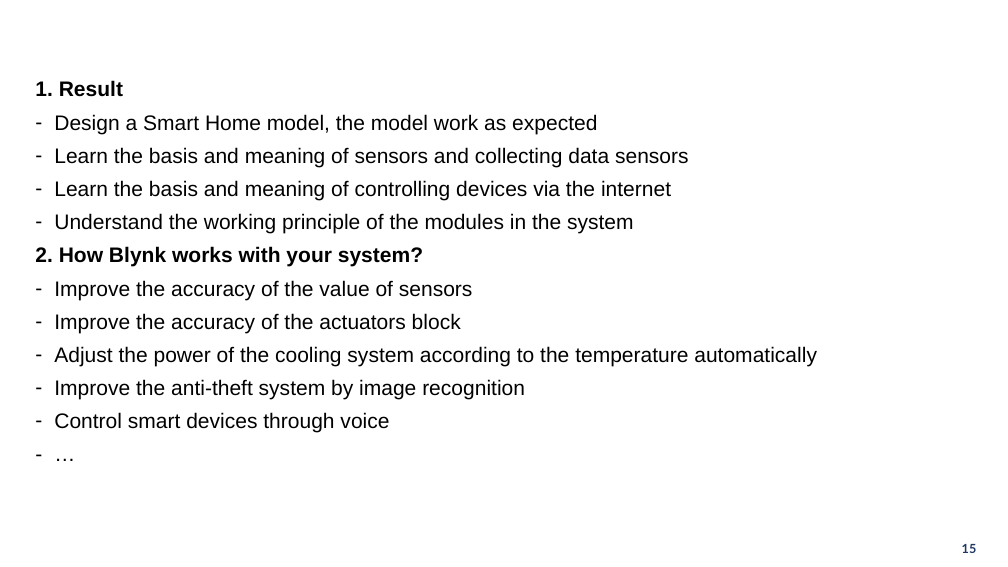
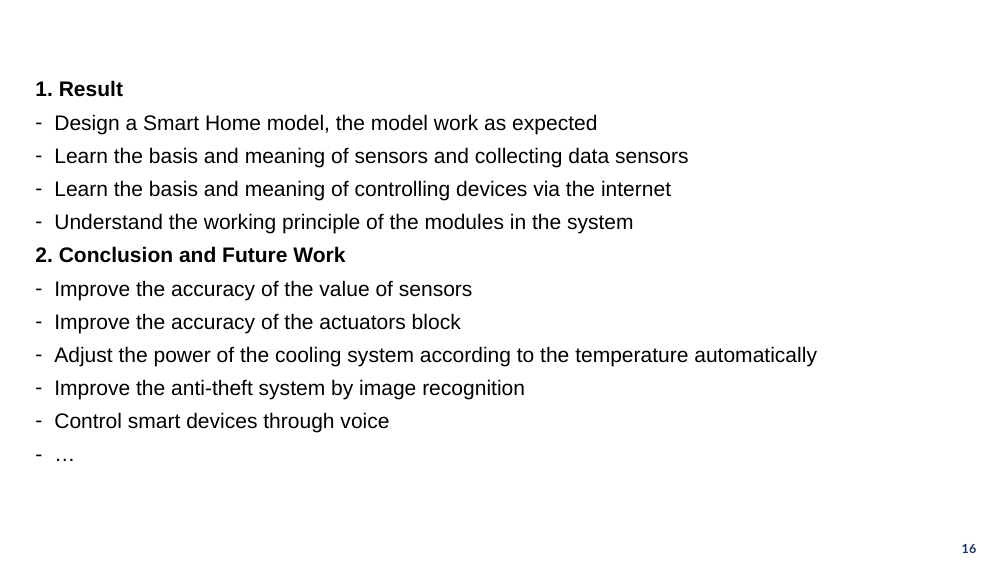
Before and after one commit to ndmbka2k/DATN, a slide deck: slide 16 of POWERPOINT/GraduationThesis_pp.pptx (slide 15 before the commit). Drawn at 1008x567 pixels with LibreOffice and Linux fonts; fonts in the diff are those of the drawing; background and template pictures are left out. Boxes give left, top, right and bottom in pixels: in the first picture for what was removed or moved away, otherwise in the second. Text is boxed around its words. In the diff, an @@ line names an element or a change of style, - is before the commit and + after.

```diff
--- a/POWERPOINT/GraduationThesis_pp.pptx
+++ b/POWERPOINT/GraduationThesis_pp.pptx
@@ text at (35,246,345,263): text changed @@
-2. How Blynk works with your system?
+2. Conclusion and Future Work
```
Also in this commit, not shown: 4 other slides changed, 1 slide added, 2 other files.
